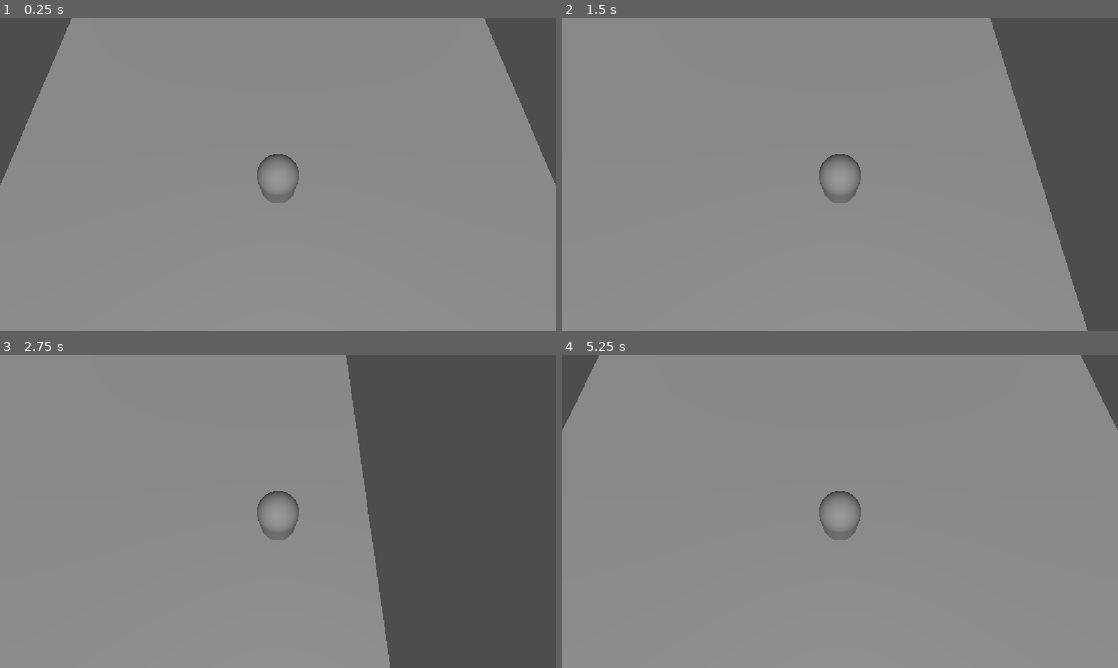
Above: before the commit, frames 1-4 (two rows, left to right).
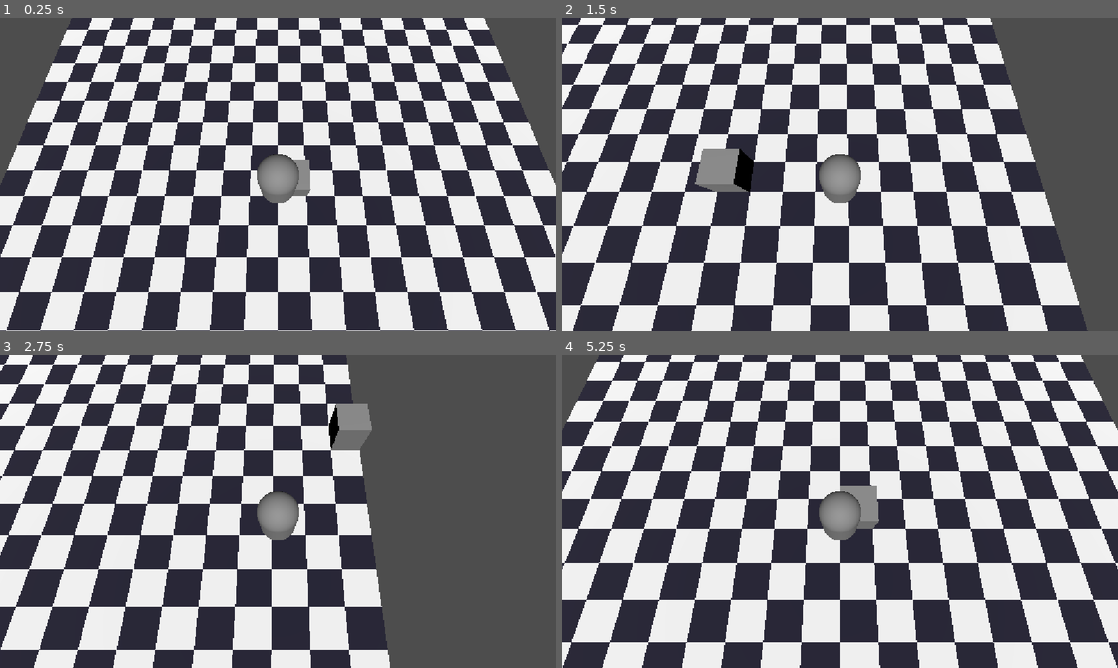
Above: after the commit, the same moments.

Repository: khriii/3d-food-tycoon
Game: Godot game, scene res://scenes/main/main.tscn
Same seed, same stepped clock (60 frames per second), same inputs: the game is played once before the commit and once after it.
Inputs (mouse positions are in pixels of both pictures, inside the frame that each line leads up to):
- Up to frame 1 (0.25 s): no input
- Up to frame 2 (1.5 s): move the mouse to (962, 158) at 0.52 s; hold D (move_right) 0.53-1.28 s; move the mouse to (728, 190) at 1.27 s; hold S (move_down) from 1.28 s (still down)
- Up to frame 3 (2.75 s): move the mouse to (333, 442) at 2.02 s; release S (move_down) at 2.03 s; hold D (move_right) from 2.03 s (still down)
- Up to frame 4 (5.25 s): move the mouse to (812, 574) at 2.77 s; release D (move_right) at 2.78 s; hold W (move_up) 2.78-3.53 s; move the mouse to (1006, 558) at 3.52 s; hold A (move_left) 3.53-5.03 s; move the mouse to (673, 464) at 4.27 s; move the mouse to (867, 511) at 5.02 s; hold S (move_down) from 5.03 s (still down)

The runs differ from the first frame. In frame 1, 92% of the frame differs, in the area x 0-100%, y 0-100%; in frame 2, 84%; in frame 3, 65%; in frame 4, 97%.

Commit message:
Added floor to pizzeria scene. Added testing cube for object placement system in a grid

Diff:
--- a/3d-food-tycoon/managers/game_manager.gd
+++ b/3d-food-tycoon/managers/game_manager.gd
@@ -13,7 +13,6 @@
 
 func load_level(level_path: String):
 	print("sigma")
-
 	if level_container == null:
 		printerr("Errore: LevelContainer non è stato registrato nel GameManager!")
 		return
--- a/3d-food-tycoon/project.godot
+++ b/3d-food-tycoon/project.godot
@@ -45,6 +45,11 @@
 "events": [Object(InputEventKey,"resource_local_to_scene":false,"resource_name":"","device":-1,"window_id":0,"alt_press …(192 unchanged characters)…
 ]
 }
+interact={
+"deadzone": 0.2,
+"events": [Object(InputEventKey,"resource_local_to_scene":false,"resource_name":"","device":-1,"window_id":0,"alt_pressed":false,"shift_pressed":false,"ctrl_pressed":false,"meta_pressed":false,"pressed":false,"keycode":0,"physical_keycode":69,"key_label":0,"unicode":101,"location":0,"echo":false,"script":null)
+]
+}
 
 [physics]
 
@@ -52,4 +57,5 @@
 
 [rendering]
 
+textures/canvas_textures/default_texture_filter=0
 rendering_device/driver.windows="d3d12"
--- a/3d-food-tycoon/scenes/main/main.tscn
+++ b/3d-food-tycoon/scenes/main/main.tscn
@@ -13,4 +13,5 @@
 transform = Transform3D(1, 0, 0, 0, 1, 0, 0, 0, 1, 0, 2.3396206, 0)
 
 [node name="Camera3D" type="Camera3D" parent="Player" unique_id=1330465765]
-transform = Transform3D(1, 0, 0, 0, 0.304352, 0.95255965, 0, -0.95255965, 0.304352, 0, 5.102423, 1.4579053)
+transform = Transform3D(1, 0, 0, 0, 0.304352, 0.95255965, 0, -0.95255965, 0.304352, 0, 5.1024265, 1.4579086)
+size = 8.0
--- /dev/null
+++ b/3d-food-tycoon/scenes/objects/fridge/fridge.tscn
@@ -0,0 +1,15 @@
+[gd_scene format=3 uid="uid://cv83eueogh8nw"]
+
+[sub_resource type="BoxMesh" id="BoxMesh_qgins"]
+
+[sub_resource type="BoxShape3D" id="BoxShape3D_qgins"]
+size = Vector3(1, 2, 1)
+
+[node name="Fridge" type="StaticBody3D" unique_id=1919844553]
+
+[node name="MeshInstance3D" type="MeshInstance3D" parent="." unique_id=1114451451]
+transform = Transform3D(1, 0, 0, 0, 2, 0, 0, 0, 1, 0, 0, 0)
+mesh = SubResource("BoxMesh_qgins")
+
+[node name="CollisionShape3D" type="CollisionShape3D" parent="." unique_id=1243551983]
+shape = SubResource("BoxShape3D_qgins")
--- /dev/null
+++ b/3d-food-tycoon/scenes/objects/test/test_cube.gd
@@ -0,0 +1,22 @@
+extends StaticBody3D
+
+const TILE_SIZE: Vector3 = Vector3(1.0, 1.0, 1.0)
+
+func _physics_process(_delta: float) -> void:
+	var camera: Camera3D = get_viewport().get_camera_3d()
+	if not camera:
+		return
+
+	var mouse_pos: Vector2 = get_viewport().get_mouse_position()
+	var drop_plane: Plane = Plane(Vector3.UP, 0.0)
+
+	var ray_origin: Vector3 = camera.project_ray_origin(mouse_pos)
+	var ray_normal: Vector3 = camera.project_ray_normal(mouse_pos)
+
+	var intersection = drop_plane.intersects_ray(ray_origin, ray_normal)
+
+	if intersection != null:
+		var snapped_pos: Vector3 = (intersection / TILE_SIZE).floor() * TILE_SIZE
+		var final_pos: Vector3 = snapped_pos + (TILE_SIZE / 2.0)
+		final_pos.y = 0.5
+		global_position = final_pos
--- /dev/null
+++ b/3d-food-tycoon/scenes/objects/test/test_cube.tscn
@@ -0,0 +1,11 @@
+[gd_scene format=3 uid="uid://3pcfs4um6bry"]
+
+[ext_resource type="Script" uid="uid://c84gvkee33dgq" path="res://scenes/objects/test/test_cube.gd" id="1_fubv4"]
+
+[sub_resource type="BoxMesh" id="BoxMesh_qgins"]
+
+[node name="TestCube" type="StaticBody3D" unique_id=1559702355]
+script = ExtResource("1_fubv4")
+
+[node name="Mesh" type="MeshInstance3D" parent="." unique_id=945399974]
+mesh = SubResource("BoxMesh_qgins")
--- a/3d-food-tycoon/scenes/player/player.tscn
+++ b/3d-food-tycoon/scenes/player/player.tscn
@@ -23,4 +23,5 @@
 
 [node name="InputComponent" type="Node" parent="." unique_id=279182610]
 script = ExtResource("2_dovo2")
+custom_actions = Array[String](["interact"])
 metadata/_custom_type_script = "uid://t67tn2usl4lf"
--- a/3d-food-tycoon/scenes/restaurants/pizzeria/pizzeria.tscn
+++ b/3d-food-tycoon/scenes/restaurants/pizzeria/pizzeria.tscn
@@ -1,6 +1,15 @@
 [gd_scene format=3 uid="uid://bcbat6rrwa4j6"]
 
+[ext_resource type="Texture2D" uid="uid://btmj8donbesb7" path="res://assets/textures/floor/floor_00.png" id="1_yrjyl"]
+[ext_resource type="PackedScene" uid="uid://3pcfs4um6bry" path="res://scenes/objects/test/test_cube.tscn" id="2_drdss"]
+
+[sub_resource type="StandardMaterial3D" id="StandardMaterial3D_gmlin"]
+albedo_texture = ExtResource("1_yrjyl")
+uv1_scale = Vector3(10, 10, 10)
+texture_filter = 0
+
 [sub_resource type="PlaneMesh" id="PlaneMesh_7jeqx"]
+material = SubResource("StandardMaterial3D_gmlin")
 
 [sub_resource type="WorldBoundaryShape3D" id="WorldBoundaryShape3D_yrjyl"]
 
@@ -17,3 +26,5 @@
 
 [node name="DirectionalLight3D" type="DirectionalLight3D" parent="." unique_id=1655173720]
 transform = Transform3D(1, 0, 0, 0, 0.51896566, 0.8547951, 0, -0.8547951, 0.51896566, 0, 23.651575, 8.2497425)
+
+[node name="TestCube" parent="." unique_id=1559702355 instance=ExtResource("2_drdss")]
Binary file added: 3d-food-tycoon/assets/textures/floor/floor_00.ase
Binary file added: 3d-food-tycoon/assets/textures/floor/floor_00.png
Not shown, added: 3d-food-tycoon/assets/textures/floor/floor_00.png.import
Not shown, added: 3d-food-tycoon/scenes/objects/test/test_cube.gd.uid
